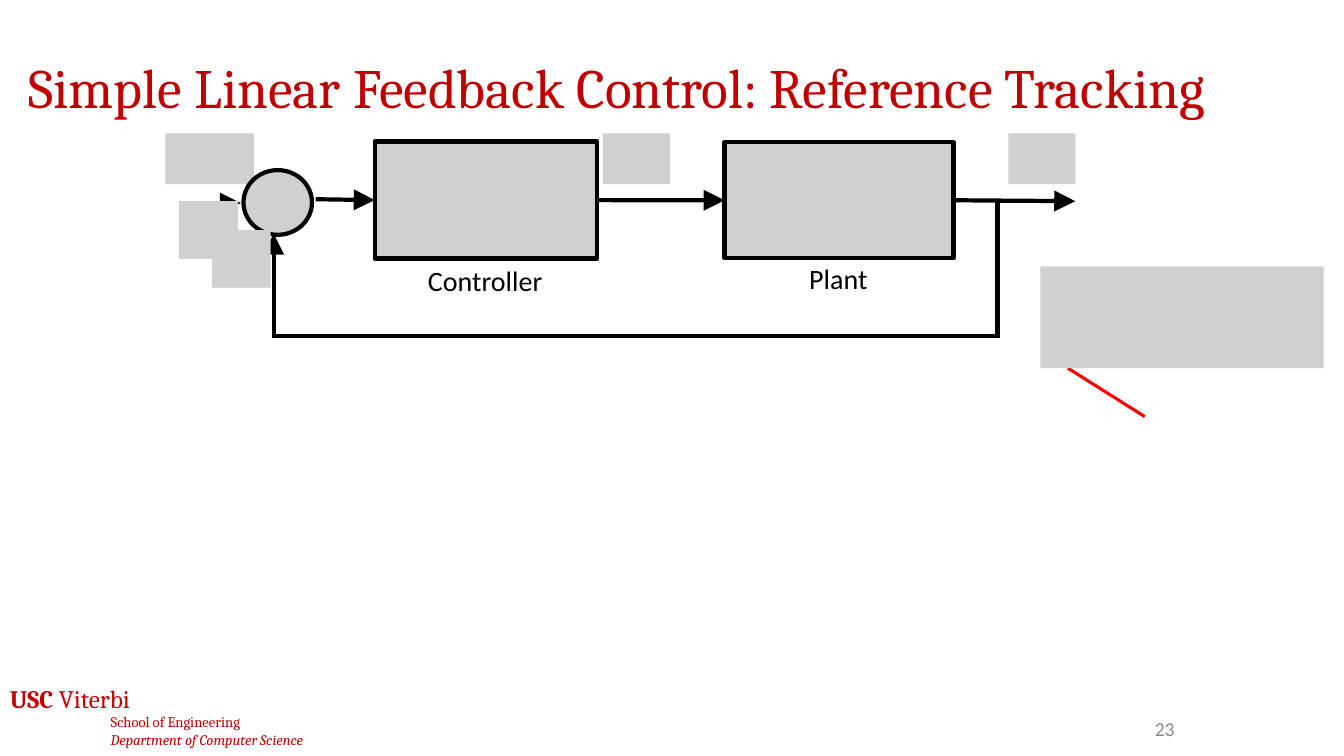
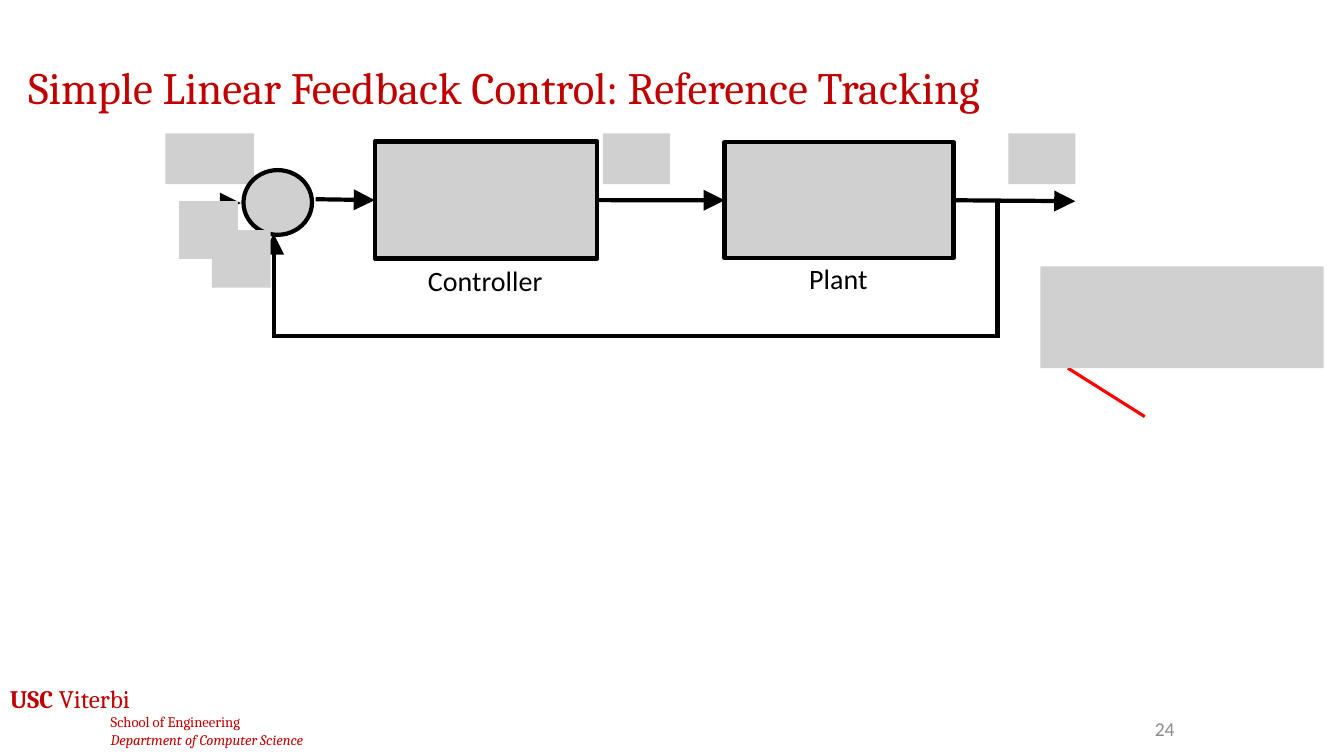
Before and after one commit to jdeshmukh/jdeshmukh.github.io, a slide deck: slide 24 of teaching/cs513-autocps-fall-2026/slides/5-Control.pptx (slide 23 before the commit). Drawn at 1344x756 pixels with LibreOffice and Linux fonts; fonts in the diff are those of the drawing; grey boxes stand for pictures; background and template pictures are left out. Boxes give left, top, right and bottom in pixels: in the first picture for what was removed or moved away, otherwise in the second. Text is boxed around its words. In the diff, an @@ line names an element or a change of style, - is before the commit and + after.

```diff
--- a/teaching/cs513-autocps-fall-2026/slides/5-Control.pptx
+++ b/teaching/cs513-autocps-fall-2026/slides/5-Control.pptx
@@ title "Simple Linear Feedback Control: Reference ..." at [28, 72, 980, 114]: size 39.6 to 32 pt @@
@@ page number at [1155, 723, 1175, 736]: text changed @@
-23
+24
```
Also in this commit, not shown: 7 other slides changed, 1 slide added, 3 other files.
